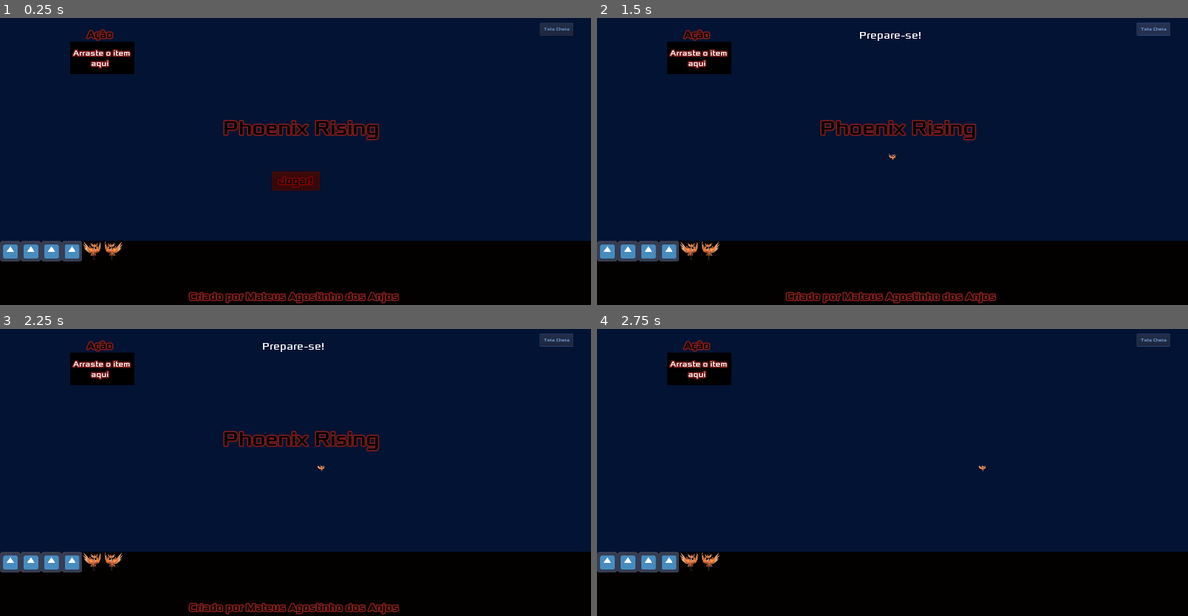
Above: before the commit, frames 1-4 (two rows, left to right).
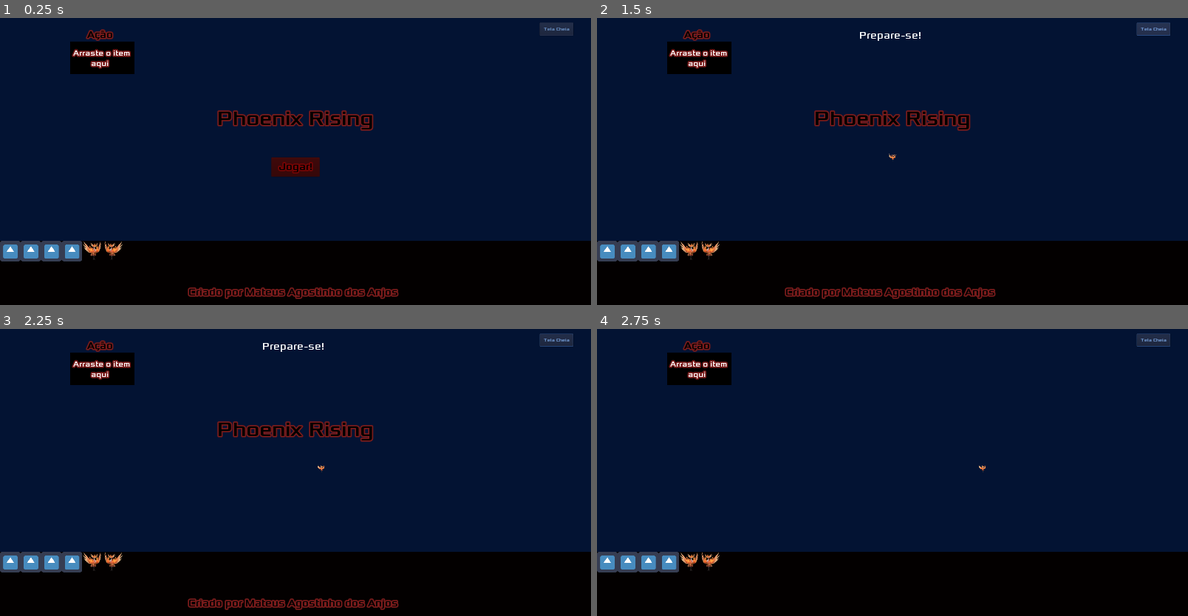
Above: after the commit, the same moments.

Repository: MateusdosAnjos/MAC0499
Game: Godot game, scene res://Main/Main.tscn
The game is run twice, just before and just after one commit, with the same random seed, the same clock (stepped at 60 frames per second) and the same inputs. The project has no main scene, so this scene is started directly.
Inputs (mouse positions are in pixels of both pictures, inside the frame that each line leads up to):
- Up to frame 1 (0.25 s): no input
- Up to frame 2 (1.5 s): click "Jogar!" at 0.5 s; click "Tela Cheia" at 1.25 s
- Up to frame 3 (2.25 s): tap Enter at 2 s; move the mouse to (425, 452) at 2.02 s; hold Right (ui_right) from 2.03 s (still down); click (425, 452) at 2.1 s
- Up to frame 4 (2.75 s): keep holding Right (ui_right)

The runs differ from the first frame. In frame 1, 3.8% of the frame differs, in the area x 31-68%, y 32-100%; in frame 2, 3.0%; in frame 3, 3.0%; in frame 4, nothing differs.

Commit message:
Reposicionado elementos do HUD

Diff:
--- a/Phoenix Rising/HUD/HUD.tscn
+++ b/Phoenix Rising/HUD/HUD.tscn
@@ -33,10 +33,10 @@
 anchor_top = 0.5
 anchor_right = 0.5
 anchor_bottom = 0.5
-margin_left = -260.605
-margin_top = -132.316
-margin_right = 296.395
-margin_bottom = -40.3158
+margin_left = -280.0
+margin_top = -160.0
+margin_right = 280.0
+margin_bottom = -70.0
 custom_fonts/font = SubResource( 1 )
 custom_colors/font_color = Color( 0, 0, 0, 1 )
 text = "Phoenix Rising"
@@ -47,9 +47,10 @@
 anchor_top = 1.0
 anchor_right = 0.5
 anchor_bottom = 1.0
-margin_left = -331.5
-margin_top = -45.0
-margin_right = 331.5
+margin_left = -334.0
+margin_top = -60.0
+margin_right = 334.0
+margin_bottom = -15.0
 custom_fonts/font = SubResource( 2 )
 custom_colors/font_color = Color( 0, 0, 0, 1 )
 text = "Criado por Mateus Agostinho dos Anjos"
@@ -70,10 +71,9 @@
 anchor_top = 0.5
 anchor_right = 0.5
 anchor_bottom = 0.5
-margin_left = -73.9474
-margin_top = 42.6316
-margin_right = 76.0526
-margin_bottom = 102.632
+margin_left = -75.0
+margin_right = 75.0
+margin_bottom = 60.0005
 custom_fonts/font = SubResource( 4 )
 custom_colors/font_color_disabled = Color( 0, 0, 0, 1 )
 custom_colors/font_color = Color( 0, 0, 0, 1 )
